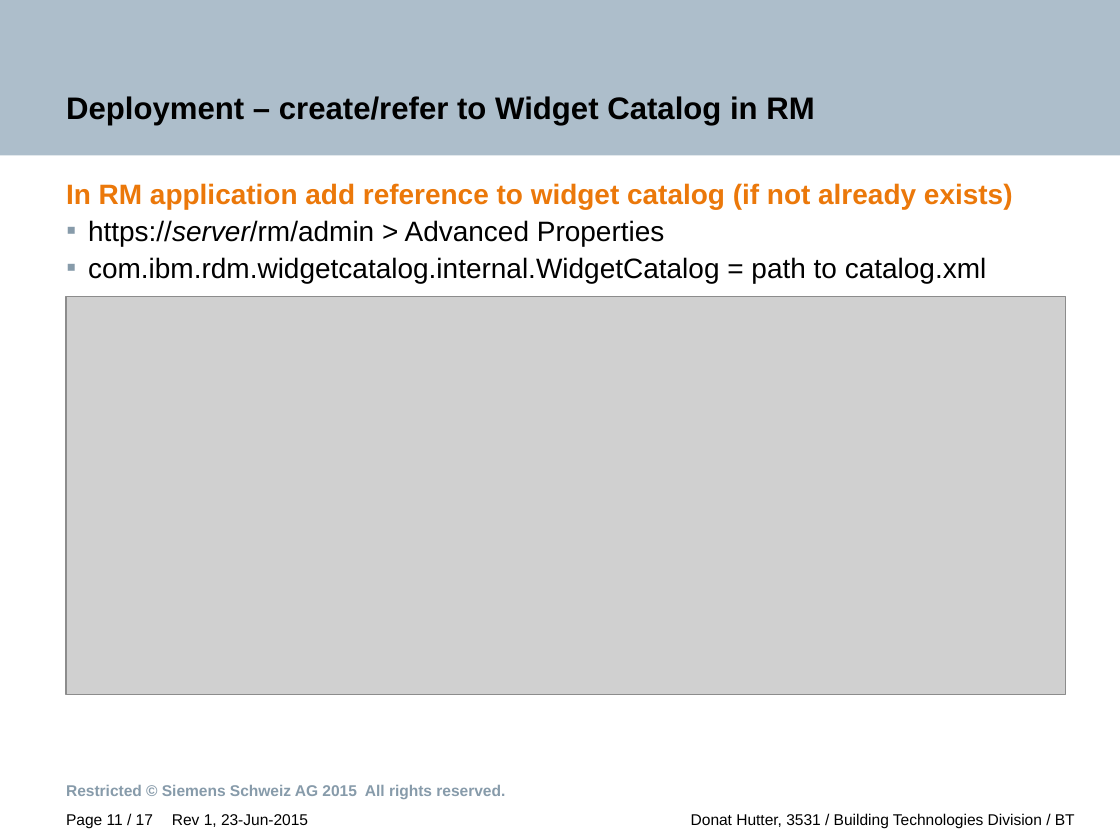
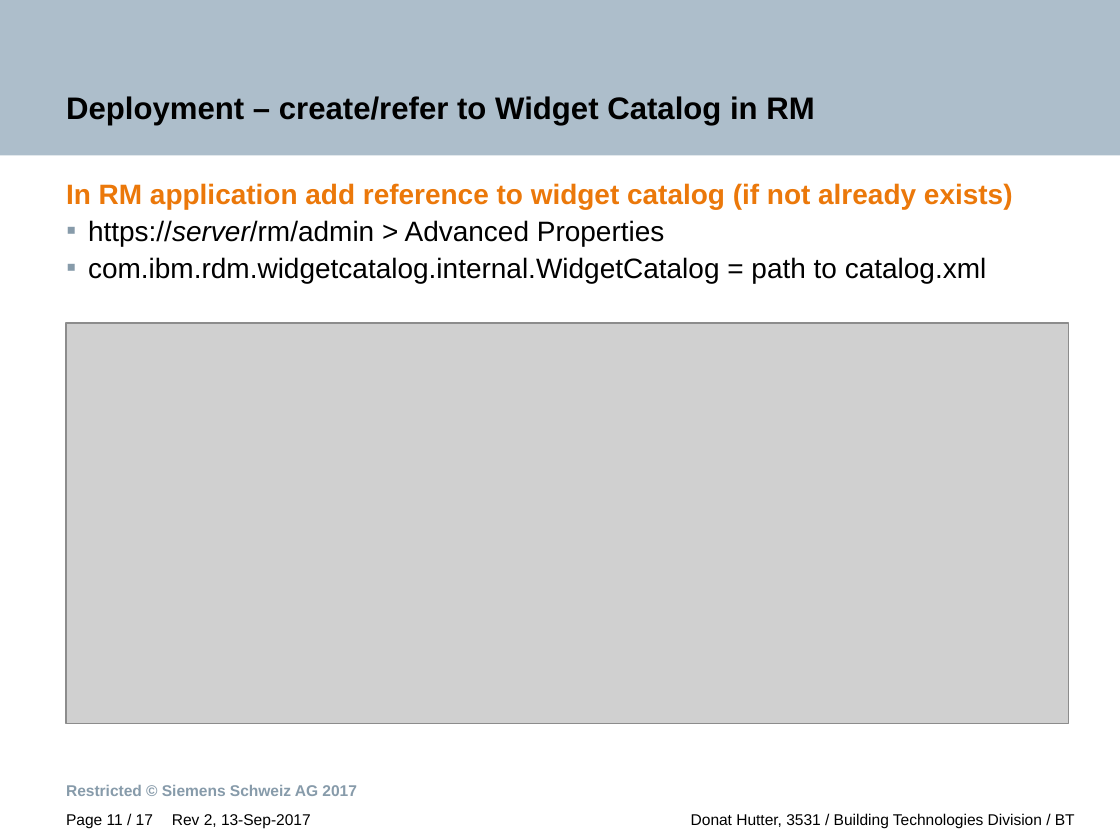
Before and after one commit to jazz-community/dng-client-extensions, a slide deck: slide 11 of Documents/RM-Client-Extensions.pptx. Drawn at 1120x840 pixels with LibreOffice and Linux fonts; fonts in the diff are those of the drawing; grey boxes stand for pictures; background and template pictures are left out. Boxes give left, top, right and bottom in pixels: in the first picture for what was removed or moved away, otherwise in the second. Text is boxed around its words. In the diff, an @@ line names an element or a change of style, - is before the commit and + after.

```diff
--- a/Documents/RM-Client-Extensions.pptx
+++ b/Documents/RM-Client-Extensions.pptx
@@ picture: place and size @@
-picture at (66, 297, 1066, 694)
+picture at (66, 323, 1068, 722)
@@ text at (66, 785, 357, 796): text changed @@
-Restricted © Siemens Schweiz AG 2015 All rights reserved.
+Restricted © Siemens Schweiz AG 2017
@@ text at (172, 814, 311, 829): text changed @@
-Rev 1, 23-Jun-2015
+Rev 2, 13-Sep-2017
```
Also in this commit, not shown: 16 other slides changed, 1 other file.
